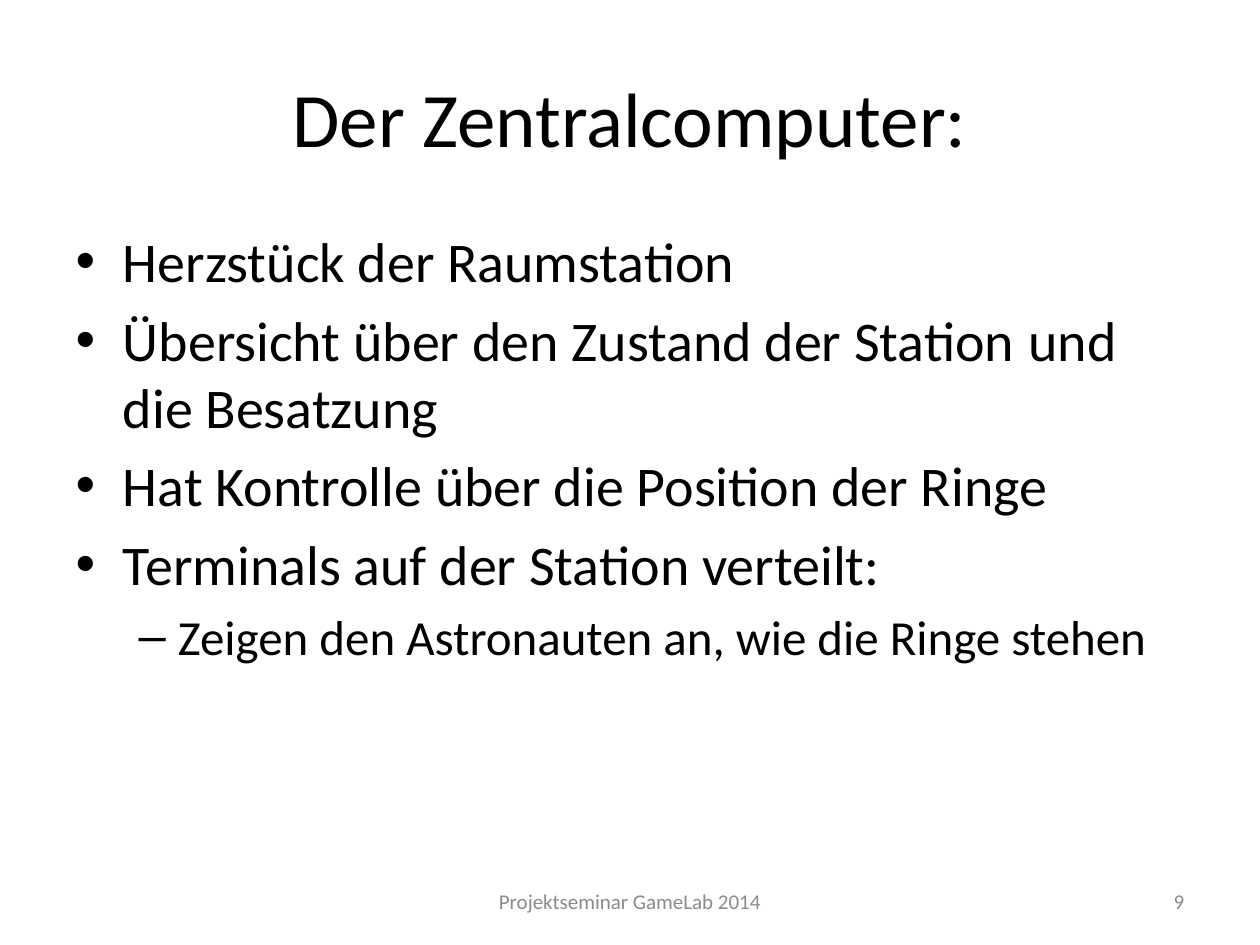
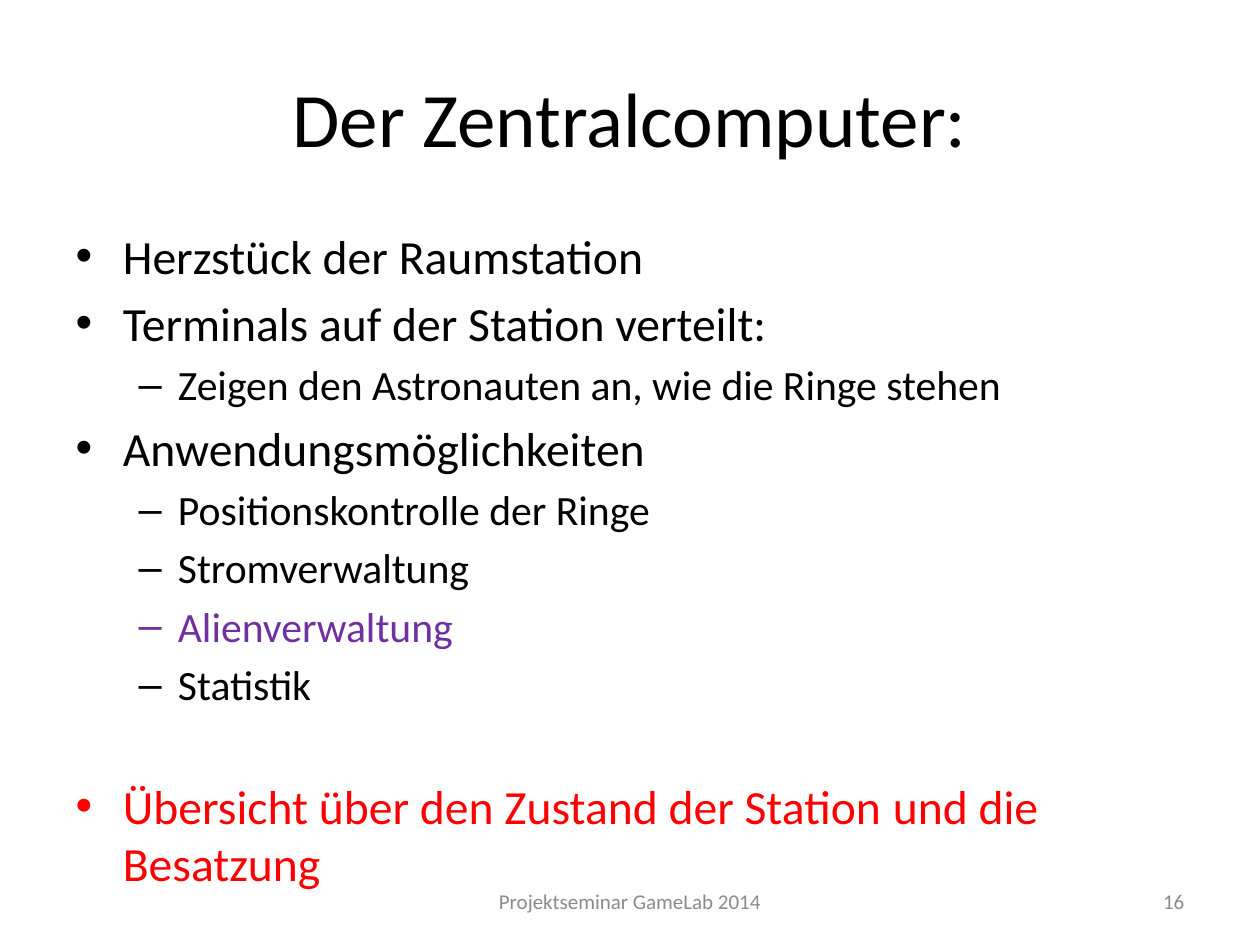
Before and after one commit to Instinctlol/gamelab2014, a slide deck: slide 16 of Abschlusspräsentation/SpielkonzeptFINAL.pptx (slide 9 before the commit). Drawn at 1260x945 pixels with LibreOffice and Linux fonts; fonts in the diff are those of the drawing; background and template pictures are left out. Boxes give left, top, right and bottom in pixels: in the first picture for what was removed or moved away, otherwise in the second. Text is boxed around its words. In the diff, an @@ line names an element or a change of style, - is before the commit and + after.

Commit message:
Alien Sachen reingepackt

```diff
--- a/Abschlusspräsentation/SpielkonzeptFINAL.pptx
+++ b/Abschlusspräsentation/SpielkonzeptFINAL.pptx
@@ text at [123,241,1000,407]: size 32 to 27.2 pt in "Herzstück der Raumstation", "Terminals auf der Station verteilt:"; size 28 to 23.8 pt in "Zeigen den Astronauten an, wie die Ringe ..." @@
@@ text at [123,316,1116,516]: paragraphs removed @@
-• Übersicht über den Zustand der Station und die Besatzung
-• Hat Kontrolle über die Position der Ringe
@@ text at [123,433,1039,825]: paragraphs added @@
+• Anwendungsmöglichkeiten
+  – Positionskontrolle der Ringe
+  – Stromverwaltung
+  – Alienverwaltung
+  – Statistik
+• Übersicht über den Zustand der Station und die Besatzung
@@ page number at [1163,895,1184,909]: text changed @@
-9
+16
```
Also in this commit, not shown: 1 other slide changed, 7 slides added, 4 other files.
